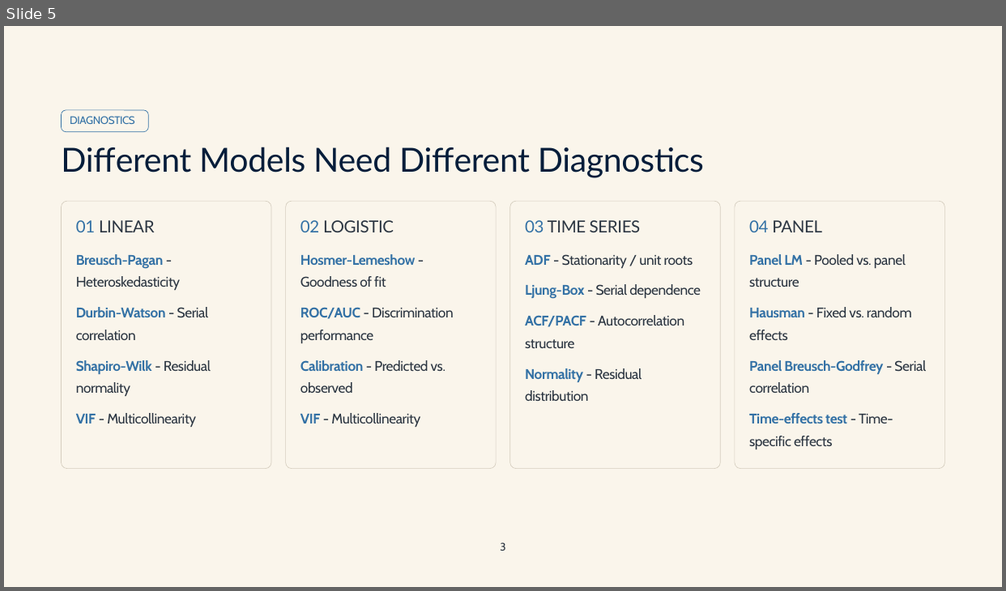
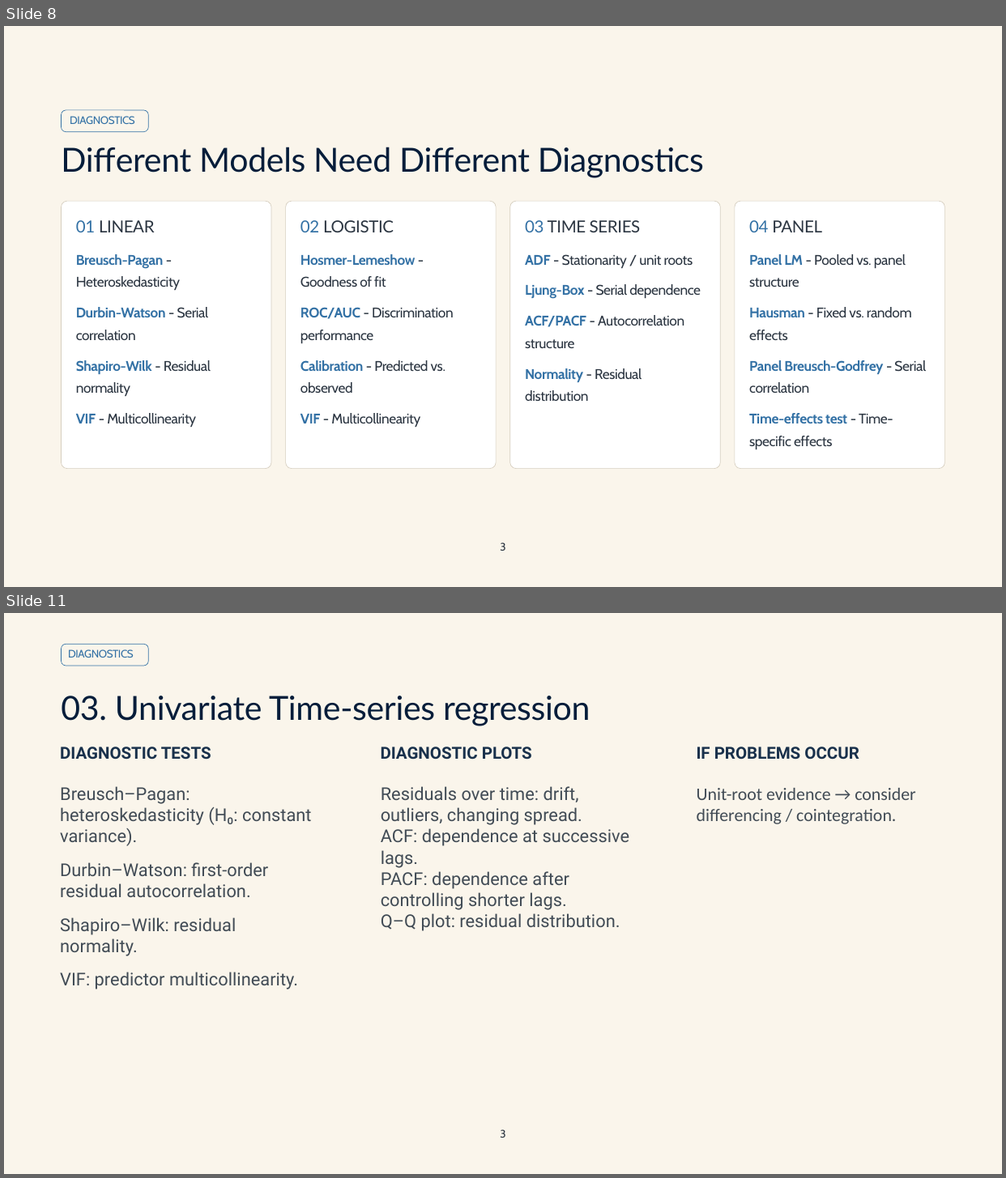
Before and after one commit to Anindo21/AdvancedR, a slide deck: presentation/Advanced_R_Presentation.pptx. Shown one above the other, each under a label of ours: slide 5 before the commit, slides 8 and 11 after it; the slides between them are not shown. The pictures are 1006x591 and 1006x1178 pixels, drawn with LibreOffice and Linux fonts; fonts in the diff are those of the drawing; background and template pictures are left out. Boxes give left, top, right and bottom in pixels: in the first picture for what was removed or moved away, otherwise in the second. Text is boxed around its words. In the diff, an @@ line names an element or a change of style, - is before the commit and + after.

```diff
--- a/presentation/Advanced_R_Presentation.pptx
+++ b/presentation/Advanced_R_Presentation.pptx
@@ slide 11 added at (x1=4, y1=613, x2=1002, y2=1174), background picture (left out); not listed: 1 template element that a slide beside it also shows @@
@@ rounded rectangle added at (x1=61, y1=644, x2=148, y2=666), outline #3371A5 0.5 pt @@
@@ text added at (x1=68, y1=649, x2=134, y2=658), 10.5 pt, text #3371A5 @@
+DIAGNOSTICS
@@ text added at (x1=61, y1=696, x2=590, y2=726), 32 pt, text #051D3A @@
+03. Univariate Time-series regression
@@ text added at (x1=60, y1=747, x2=211, y2=760), 16 pt, text #18304B, bold @@
+DIAGNOSTIC TESTS
@@ text added at (x1=381, y1=747, x2=532, y2=760), 16 pt, text #18304B, bold @@
+DIAGNOSTIC PLOTS
@@ text added at (x1=697, y1=747, x2=859, y2=760), 16 pt, text #18304B, bold @@
+IF PROBLEMS OCCUR
@@ text added at (x1=60, y1=786, x2=311, y2=990), 17 pt, text #414B55 @@
+Breusch–Pagan: heteroskedasticity (H₀: constant variance).
+Durbin–Watson: first-order residual autocorrelation.
+Shapiro–Wilk: residual normality.
+VIF: predictor multicollinearity.
@@ text added at (x1=381, y1=786, x2=630, y2=931), 17 pt, text #414B55 @@
+Residuals over time: drift, outliers, changing spread.
+ACF: dependence at successive lags.
+PACF: dependence after controlling shorter lags.
+Q–Q plot: residual distribution.
@@ text added at (x1=697, y1=788, x2=916, y2=824), 17 pt, text #414B55 @@
+Unit-root evidence → consider differencing / cointegration.
@@ text added at (x1=500, y1=1130, x2=505, y2=1138), 10.5 pt, text #2B3541 @@
+3
@@ what was slide 5 is now slide 8 @@
@@ slide 8 changed as well @@
@@ fill #FAF5EB to #FFFFFF in 4 elements at (x1=61, y1=201, x2=271, y2=469), (x1=286, y1=201, x2=496, y2=469), (x1=510, y1=201, x2=720, y2=469), (x1=735, y1=201, x2=945, y2=469) @@
```
Also in this commit, not shown: 16 other slides changed, 11 other slides added, 5 other files.
